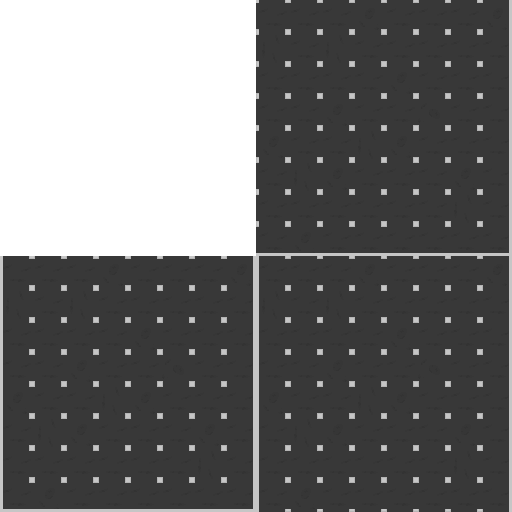
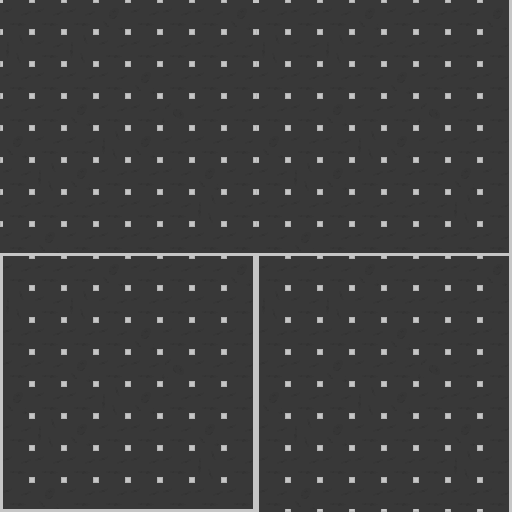
Two versions of the same layered image (512px x 512px). Layer-by-layer changes:
added layer "lvl_habitablezone_tile_split_big" above "lvl_habitablezone_tile_corner_big" over 0, 0, 256, 256
